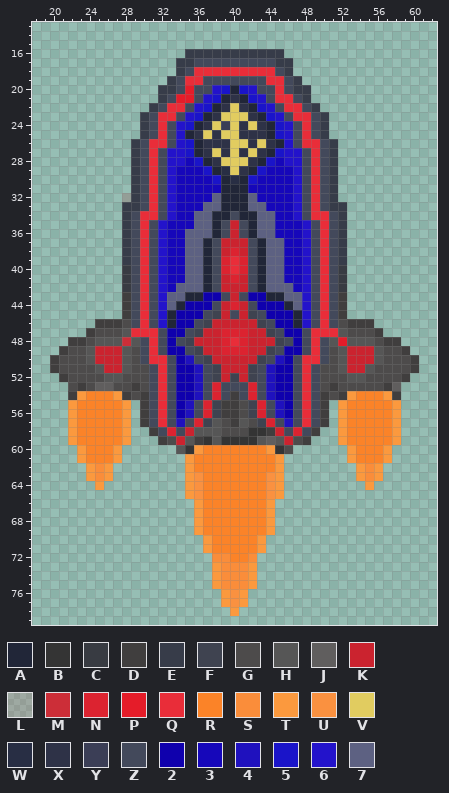
Edited in one commit: sprite sheet (Art/Ships/Ordaga4.png). Above: the version before the commit.
The file is 82x82 pixels. Pixels under 10% opacity are left out. Colours within 5 levels of each other are drawn and written as one. Shown: x 18..62, y 13..79.
Palette (. is transparent): A #212638  B #343434  C #383b42  D #403e3e  E #373c49  F #3f4350  G #4d4b4b  H #565656  J #605e5e  K #cb232f  L #cc2e3826  M #cc2e38  N #dc2330  P #e51c29  Q #e92d39  R #fb8328  S #fa8d3a  T #fb993e  U #fa9140  V #e1cc60  W #282e44  X #2e3247  Y #3b3e56  Z #43495b  2 #0f00ad  3 #1607ba  4 #1f11be  5 #1a14c9  6 #2313cb  7 #5d6182
The result:
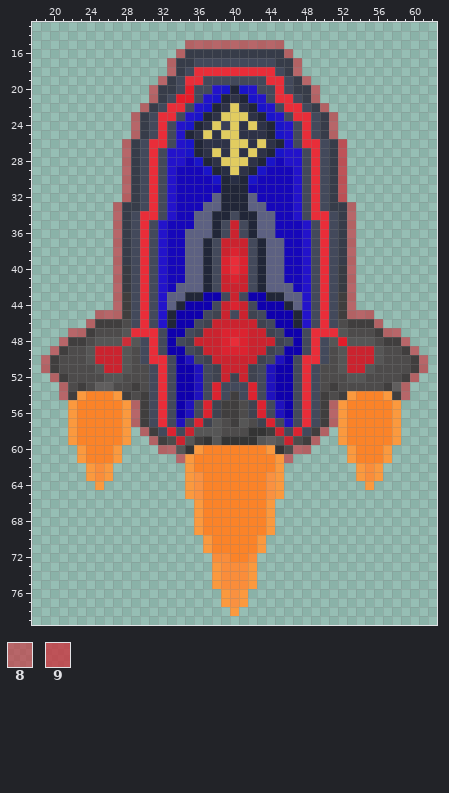
Colours new in this view: 8 #cc2e389b  9 #cc2e38be
The exact change:
colour L: #cc2e3826 -> #cc2e38a3
y 15: x 35..45 ........... -> 88888888888
y 16: x 34 . -> 8; x 46 . -> 8
y 17..18: x 33 . -> 8; x 47 . -> 8
y 19: x 32 . -> 8; x 48 . -> 8
y 20..21: x 31 . -> 8; x 49 . -> 8
y 22: x 30 . -> 8; x 50 . -> 8
y 23..25: x 29 . -> 8; x 51 . -> 8
y 26..31: x 28 . -> 8; x 52 . -> 9
y 32: x 52 . -> 9
y 33..44: x 27 . -> 8; x 53 . -> 8
y 45: x 25..27 ... -> 888; x 53..55 ... -> 888
y 46: x 24 . -> 8; x 56 . -> 8
y 47: x 22..23 .. -> 88; x 57..58 .. -> 88
y 48: x 21 . -> 8; x 59 . -> 8
y 49: x 20 . -> 8; x 60 . -> 8
y 50..51: x 19 . -> 8; x 61 . -> 8
y 52: x 20 . -> 8; x 60 . -> 8
y 53..54: x 21 . -> 8; x 59 . -> 8
y 55..57: x 29 . -> 8; x 51 . -> 8
y 58: x 30 . -> 8; x 50 . -> 8
y 59: x 31 . -> 8; x 49 . -> 8
y 60: x 32..33 .. -> 88; x 47..48 .. -> 88
y 61: x 34 . -> 8; x 46 . -> 8
Pixel boxes of the changes (left, top, right, bottom) in both pictures:
changed: (41, 40, 428, 400)
added: (131, 400, 185, 463)
added: (284, 400, 338, 463)
